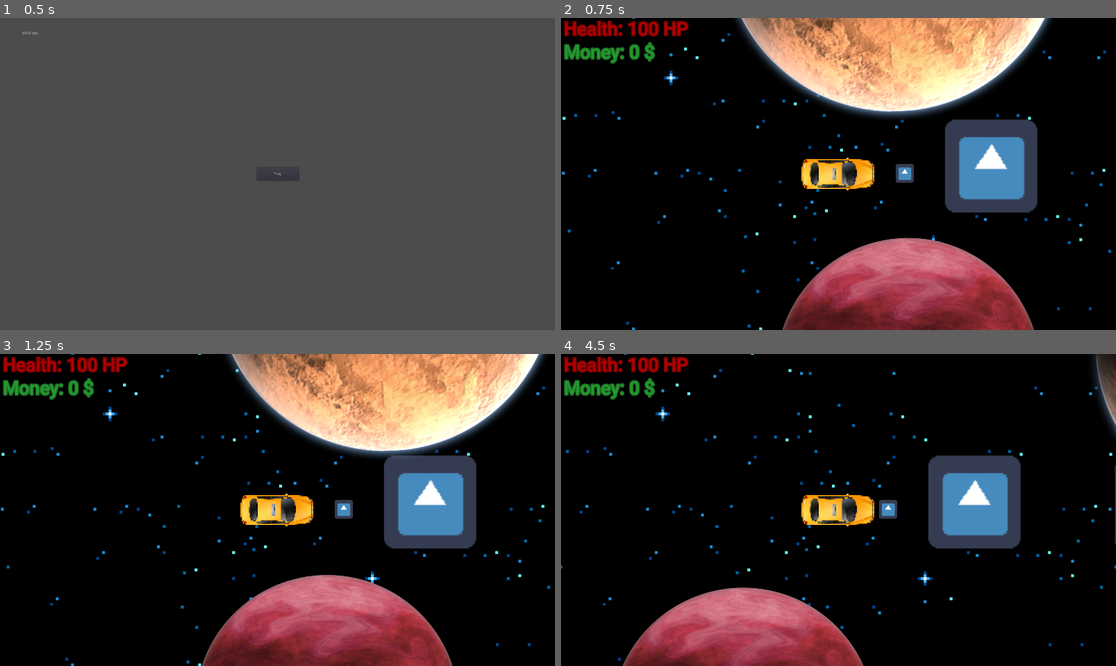
Above: before the commit, frames 1-4 (two rows, left to right).
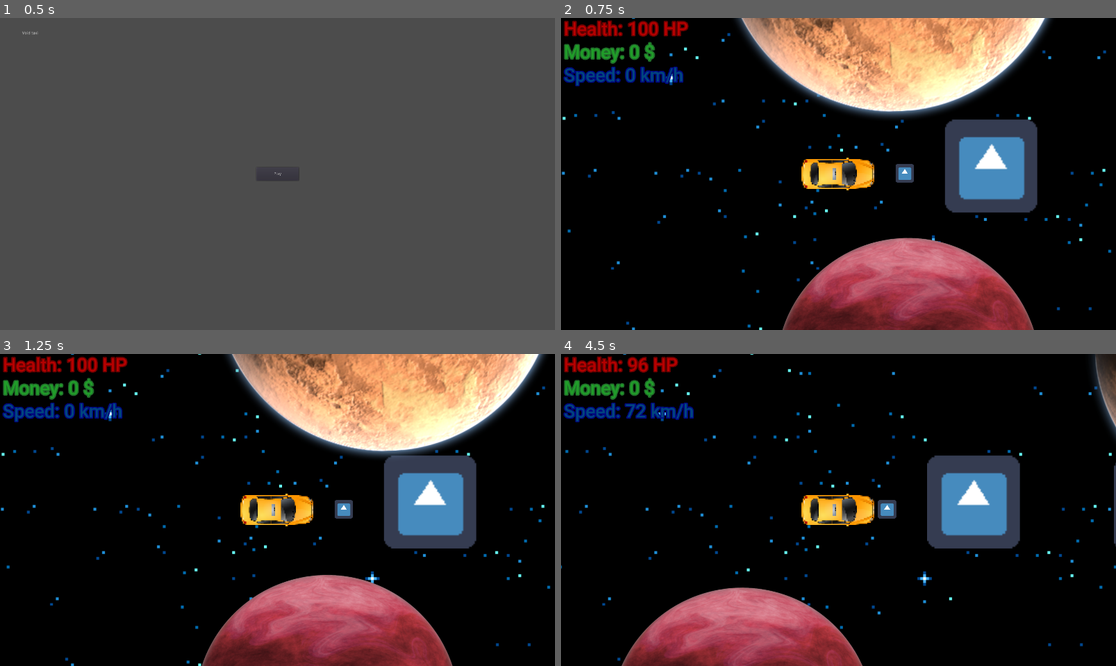
Above: after the commit, the same moments.

Repository: game-jam-team-gut/void-taxi
Game: Godot game, scene res://MainMenu.tscn
The game is run twice, just before and just after one commit, with the same random seed, the same clock (stepped at 60 frames per second) and the same inputs. The engine's default icon, where the game draws it, is replaced by a stand-in: a white triangle on a blue panel in a dark square.
Inputs:
- Up to frame 1 (0.5 s): no input
- Up to frame 2 (0.75 s): click "Play" at 0.5 s
- Up to frame 3 (1.25 s): no input
- Up to frame 4 (4.5 s): hold Up (ui_up) 1.28-2.78 s; hold Left (ui_left) 2.78-4.28 s; hold Down (ui_down) from 4.28 s (still down)

Frame 1 is identical in both runs. In frame 2, 0.8% of the frame differs, in the area x 0-23%, y 15-23%; in frame 3, 0.8%; in frame 4, 2.4%, in the area x 0-100%, y 0-100%.

Commit message:
Possibility to destroy taxi and lose the game, addition of a speedometer, minor code fixes

Diff:
--- a/Void/Taxi.gd
+++ b/Void/Taxi.gd
@@ -10,6 +10,7 @@
 const SLOWING_FACTOR_WHEN_MOVING_FORWARD = 4
 const SLOWING_FACTOR_WHEN_MOVING_BACKWARDS = 2
 const BOUNCE_FACTOR = 0.5
+const DESTRUCTION_FACTOR = 75
 
 var speed = INITIAL_SPEED
 var velocity: Vector2
@@ -38,7 +39,8 @@
 		if(speed < 0):
 			speed += 32 #brakes
 		velocity = Vector2(speed, 0).rotated(rotation)
-	else: speed -= FORWARD_ACCELERATION #don't delete
+	else:
+		speed -= FORWARD_ACCELERATION #don't delete
 
 	if Input.is_action_pressed('ui_down'): #backwards
 		if (speed > -MAX_BACKWARDS_SPEED):
@@ -58,7 +60,11 @@
 		get_tree().quit()
 
 	if collision: #bounce mechanic
-		speed = - speed * BOUNCE_FACTOR
+		if(speed>33):
+			health=int(health-speed/DESTRUCTION_FACTOR)
+		if(speed<-33):
+			health=int(health+speed/DESTRUCTION_FACTOR)
+		speed = int(-speed * BOUNCE_FACTOR)
 
 	velocity = Vector2(speed, 0).rotated(rotation)
 
@@ -68,11 +74,16 @@
 	collision = move_and_collide(velocity * delta) #registering collisions for bounce mechanic
 	$CanvasLayer/VBoxContainer/Health.text = "Health: " + var2str(health) + " HP" #current health
 	$CanvasLayer/VBoxContainer/Money.text = "Money: " + var2str(money) + " $" #current money
+	if(speed >= 0): #current speed
+		$CanvasLayer/VBoxContainer/Speed.text = "Speed: " + var2str(speed) + " km/h"
+	if(speed < 0): #current speed
+		$CanvasLayer/VBoxContainer/Speed.text = "Speed: " + var2str(-speed) + " km/h"
+	if(health<=0): #game over
+		get_tree().change_scene("res://MainMenu.tscn")
 
 func money_randomizer():
 	var rng = RandomNumberGenerator.new()
 	rng.randomize()
-	var current_seed = rng.get_seed()
 	random_money = rng.randi_range(100,1000)
 
 #From this line starts the passenger system prototype
--- a/Void/Taxi.tscn
+++ b/Void/Taxi.tscn
@@ -17,6 +17,12 @@
 size = 64
 outline_size = 4
 outline_color = Color( 0.129412, 0.423529, 0.164706, 1 )
+font_data = ExtResource( 3 )
+
+[sub_resource type="DynamicFont" id=4]
+size = 64
+outline_size = 4
+outline_color = Color( 0, 0.0392157, 0.501961, 1 )
 font_data = ExtResource( 3 )
 
 [node name="Taxi" type="KinematicBody2D"]
@@ -60,3 +66,13 @@
 __meta__ = {
 "_edit_use_anchors_": false
 }
+
+[node name="Speed" type="Label" parent="CanvasLayer/VBoxContainer"]
+margin_top = 160.0
+margin_right = 490.0
+margin_bottom = 236.0
+custom_fonts/font = SubResource( 4 )
+custom_colors/font_color = Color( 0, 0.27451, 0.501961, 1 )
+__meta__ = {
+"_edit_use_anchors_": false
+}
Not shown: 1 places in Void/Taxi.tscn that only renumber resources
